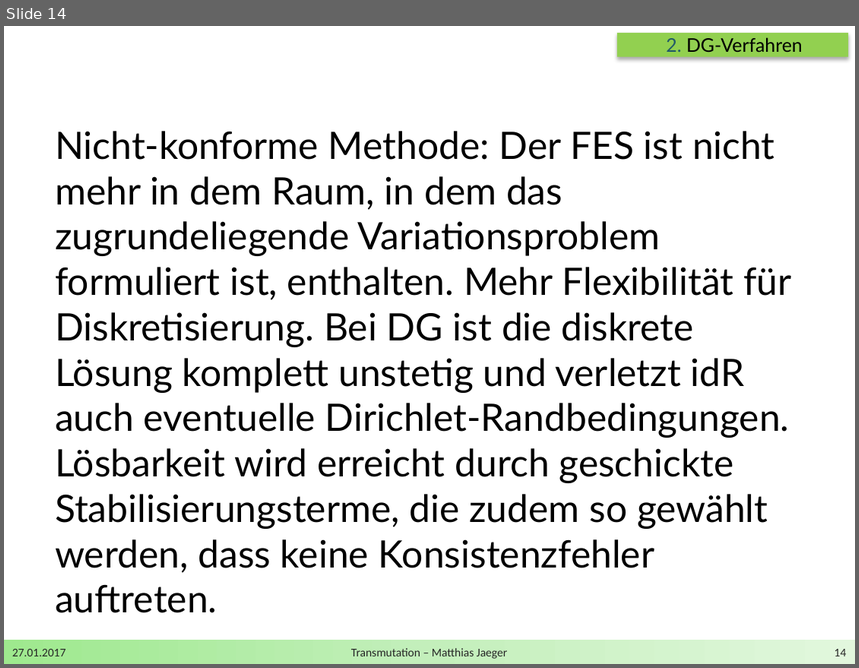
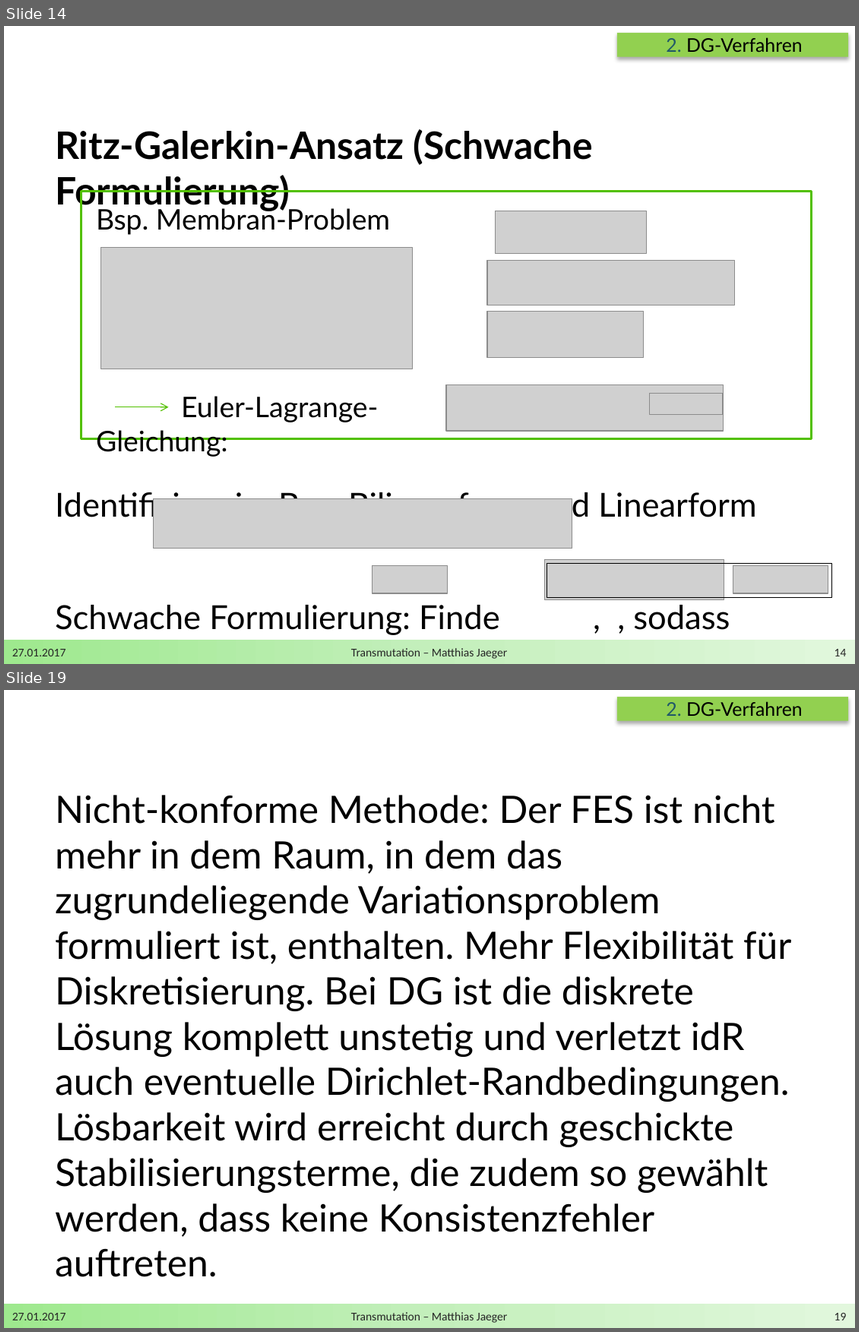
Before and after one commit to DerKleineGauss/Masterarbeit, a slide deck: Zwischenvortrag/Präsentation.pptx. Shown one above the other, each under a label of ours: slide 14 before the commit, slides 14 and 19 after it; the slides between them are not shown. The pictures are 859x668 and 859x1332 pixels, drawn with LibreOffice and Linux fonts; fonts in the diff are those of the drawing; grey boxes stand for pictures; background and template pictures are left out. Boxes give left, top, right and bottom in pixels: in the first picture for what was removed or moved away, otherwise in the second. Text is boxed around its words. In the diff, an @@ line names an element or a change of style, - is before the commit and + after.

```diff
--- a/Zwischenvortrag/Präsentation.pptx
+++ b/Zwischenvortrag/Präsentation.pptx
@@ slide 14 added at [4, 26, 855, 664], background #FFFFFF; not listed: 1 template element that a slide beside it also shows @@
@@ rectangle added at [617, 33, 848, 57], fill #92D050 @@
@@ text added at [666, 37, 803, 52], 16 pt, text #000000 @@
+2. DG-Verfahren
@@ text added at [55, 129, 756, 636], 28 pt, text #000000 @@
+Ritz-Galerkin-Ansatz (Schwache Formulierung)
+Identifiziere im Bsp. Bilinearform und Linearform
+Schwache Formulierung: Finde , , sodass
@@ rectangle added at [82, 191, 812, 439], outline #52C000 2 pt @@
@@ text added at [96, 205, 390, 457], 24 pt, text #000000 @@
+Bsp. Membran-Problem
+Euler-Lagrange-Gleichung:
@@ picture added at [495, 211, 647, 254] @@
@@ picture added at [101, 247, 413, 369] @@
@@ picture added at [487, 260, 734, 305] @@
@@ picture added at [487, 312, 643, 359] @@
@@ picture added at [446, 385, 723, 431] @@
@@ arrow added from (115, 408) to (168, 408), #52C000 0.75 pt @@
@@ picture added at [650, 394, 723, 415] @@
@@ picture added at [154, 499, 572, 549] @@
@@ picture added at [372, 566, 448, 594] @@
@@ picture added at [544, 560, 724, 600] @@
@@ rectangle added at [547, 564, 832, 598], outline #000000 0.5 pt @@
@@ picture added at [734, 566, 829, 594] @@
@@ text added at [12, 649, 66, 657], 10 pt, text #262626 @@
+27.01.2017
@@ text added at [351, 648, 507, 659], 10 pt, text #262626 @@
+Transmutation – Matthias Jaeger
@@ page number added at [835, 649, 847, 657], 10 pt, text #262626 @@
+14
@@ what was slide 14 is now slide 19 @@
@@ page number at [835, 1313, 847, 1321]: text changed @@
-14
+19
```
Also in this commit, not shown: 9 slides changed, 4 other slides added, 2 other files.
